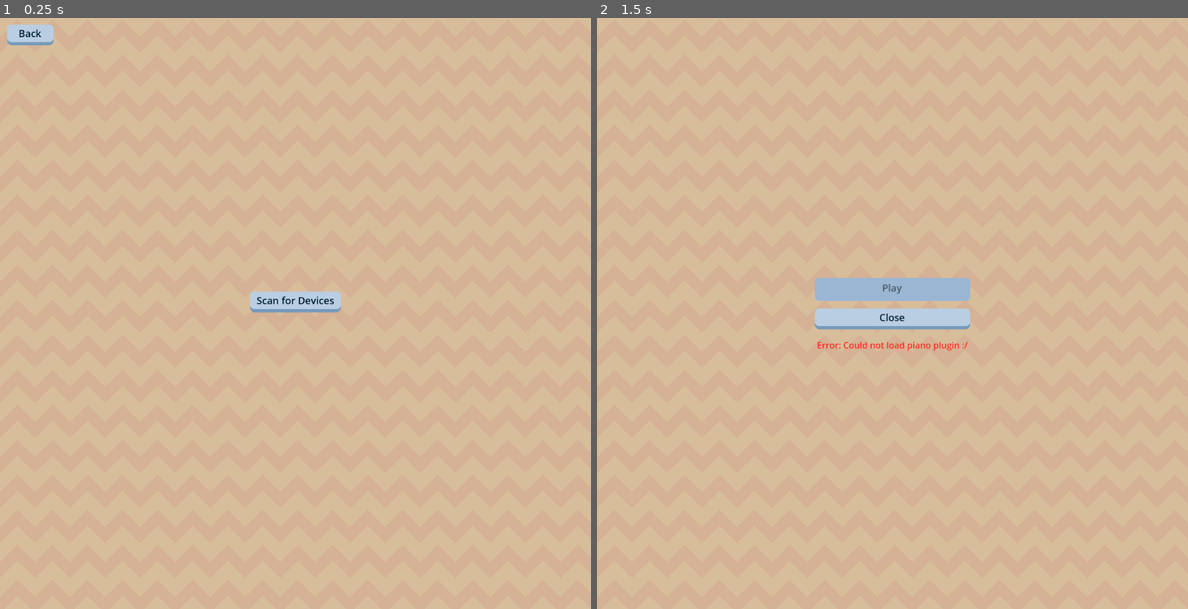
Above: before the commit, frames 1-2 (left to right).
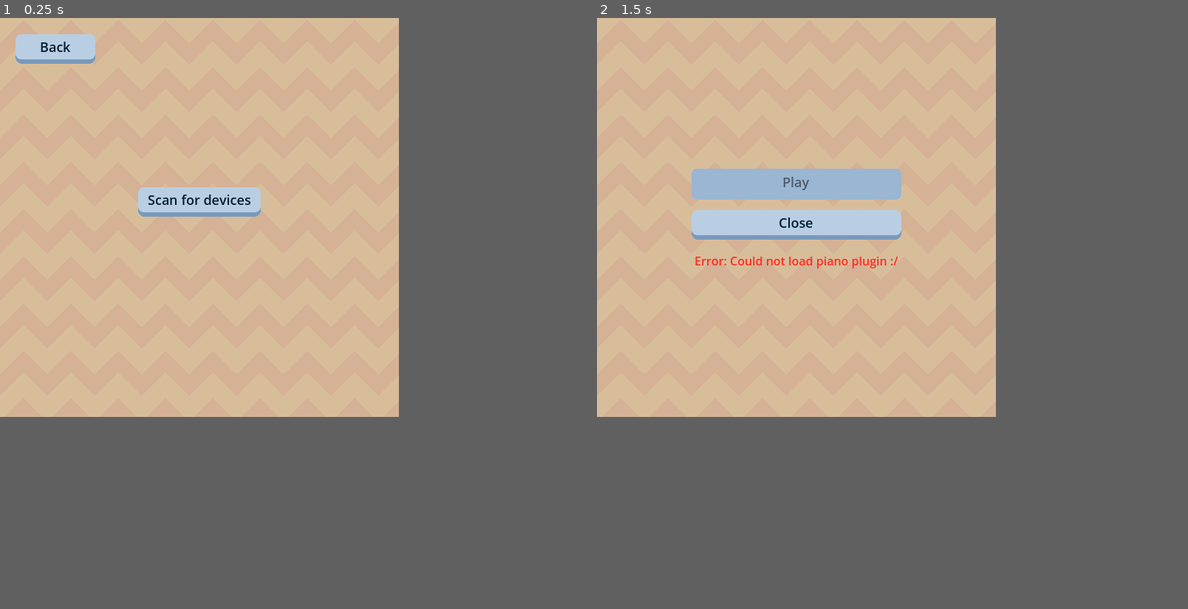
Above: after the commit, the same moments.

Repository: ChargeIn/PianoLearner
Game: Godot game, scene res://piano_setup/setup_menu.tscn
Two runs of this game, one before a commit and one after it. Both use one fixed random seed, a clock stepped at 60 frames per second and the inputs below. This scene is started directly instead of the project's main scene.
Inputs:
- Up to frame 1 (0.25 s): no input
- Up to frame 2 (1.5 s): click "Back" at 0.5 s; tap Enter at 1.25 s
In our replay, the window is 800x800 before the commit and 540x540 after it. These sizes can differ from the game's own. Grey fills any space a smaller window leaves; there, only what the larger window draws over its background counts as a difference.

The runs differ from the first frame. In frame 1, 2.3% of the frame differs, in the area x 1-58%, y 1-50%; in frame 2, 5.9%, in the area x 16-64%, y 25-57%.

Commit message:
Implemented basic device result list

Diff:
--- /dev/null
+++ b/godot/base_components/button.gd
@@ -0,0 +1,10 @@
+@tool
+extends Button
+
+@export var label: String = "Button":
+	set(value):
+		label = value
+		self.text = label
+
+func _ready() -> void:
+	self.text = label
--- /dev/null
+++ b/godot/base_components/button.tscn
@@ -0,0 +1,10 @@
+[gd_scene load_steps=3 format=3 uid="uid://ci4517onl5s1s"]
+
+[ext_resource type="Theme" uid="uid://jtqqgwbwjkiv" path="res://theme/theme.tres" id="1_5ua2o"]
+[ext_resource type="Script" uid="uid://bhhysabmdiuua" path="res://base_components/button.gd" id="2_13ssc"]
+
+[node name="Btn" type="Button"]
+custom_minimum_size = Vector2(100, 34)
+theme = ExtResource("1_5ua2o")
+text = "Button"
+script = ExtResource("2_13ssc")
--- a/godot/globals/piano_manager.gd
+++ b/godot/globals/piano_manager.gd
@@ -11,8 +11,13 @@
 const BLUETOOTH_SCAN_NEW_DEVICES = "newDevices"
 const BLUETOOTH_SCAN_STOPPED = "stopped"
 
+const DEVICE_LIST_SEPARATOR = "<,>"
+
 signal confirm_location_access()
 signal confirm_bluetooth_access()
+signal scan_started()
+signal scan_stopped()
+signal new_device_found()
 
 var is_loaded = false
 var is_connected = false
@@ -47,12 +52,30 @@
 		confirm_bluetooth_access.emit()
 		pass
 
+	if(event == BLUETOOTH_SCAN_STARTED):
+		scan_started.emit()
+		pass
+
+	if(event == BLUETOOTH_SCAN_NEW_DEVICES):
+		new_device_found.emit()
+		pass
+
+	if(event == BLUETOOTH_SCAN_STOPPED):
+		scan_stopped.emit();
+		pass
+
 
 	print("devices: " + connector_plugin.getScanResults())
 
+func get_devices() -> PackedStringArray:
+	var results: String = connector_plugin.getScanResults()
+	return results.split(DEVICE_LIST_SEPARATOR)
 
 func scan_for_devices() -> void:
 	connector_plugin.scanBLEDevices()
+
+func stop_scan() -> void:
+	connector_plugin.stopScan()
 
 func enable_location() -> void:
 	connector_plugin.enableLocation()
--- a/godot/main_menu/main_menu.tscn
+++ b/godot/main_menu/main_menu.tscn
@@ -2,7 +2,7 @@
 
 [ext_resource type="Script" uid="uid://wk78xtt5iqy7" path="res://main_menu/main_menu.gd" id="1_3shxk"]
 [ext_resource type="Texture2D" uid="uid://dxngy6k2ptp5f" path="res://assets/Brown.png" id="2_bws42"]
-[ext_resource type="Theme" uid="uid://jtqqgwbwjkiv" path="res://theme/theme.tres" id="3_3f7m4"]
+[ext_resource type="PackedScene" uid="uid://ci4517onl5s1s" path="res://base_components/button.tscn" id="3_bws42"]
 
 [node name="MainMenu" type="Control"]
 layout_mode = 3
@@ -38,15 +38,15 @@
 grow_vertical = 2
 theme_override_constants/separation = 20
 
-[node name="Play" type="Button" parent="VBoxContainer"]
+[node name="Play" parent="VBoxContainer" instance=ExtResource("3_bws42")]
 layout_mode = 2
-theme = ExtResource("3_3f7m4")
 text = "Play"
+label = "Play"
 
-[node name="Close" type="Button" parent="VBoxContainer"]
+[node name="Close" parent="VBoxContainer" instance=ExtResource("3_bws42")]
 layout_mode = 2
-theme = ExtResource("3_3f7m4")
 text = "Close"
+label = "Close"
 
 [node name="ErrorLabel" type="Label" parent="VBoxContainer"]
 layout_mode = 2
--- a/godot/piano_setup/setup_menu.gd
+++ b/godot/piano_setup/setup_menu.gd
@@ -1,36 +1,70 @@
 extends Control
 
-@onready var confrim_dialog: ConfirmDialog = %ConfirmDialog
+@onready var confirm_dialog: ConfirmDialog = %ConfirmDialog
+@onready var scan_btn: Button = %ScanDevices
+@onready var result_box: VBoxContainer = %ResultContainer
+@onready var device_list: VBoxContainer = %DeviceList
+
+var button_pck = preload("res://base_components/button.tscn")
 
 func _ready() -> void:
+	result_box.hide()
+
 	PianoManager.confirm_bluetooth_access.connect(_open_confirm_bluetooth_access)
 	PianoManager.confirm_location_access.connect(_open_confirm_location_access)
+	PianoManager.scan_started.connect(_on_scan_started)
+	PianoManager.scan_stopped.connect(_on_scan_stopped)
+	PianoManager.new_device_found.connect(_update_result_list)
+
+func _update_result_list() -> void:
+	var devices: PackedStringArray = PianoManager.get_devices()
+
+	# clean up old devices
+	for child in device_list.get_children():
+		device_list.remove_child(child)
+
+	for device in devices:
+		var btn: Button  = button_pck.instantiate()
+		btn.label = device
+		device_list.add_child(btn)
+
+
+func _on_scan_started() -> void:
+	result_box.show()
+	scan_btn.hide()
+
+func _on_scan_stopped() -> void:
+	result_box.hide()
+	scan_btn.show()
 
 func _on_back_pressed() -> void:
 	PianoManager.to_main_menu()
-
 
 func _on_scan_devices_pressed() -> void:
 	PianoManager.scan_for_devices()
 
 func _open_confirm_bluetooth_access() -> void:
-	confrim_dialog.customize("Allow bluetooth access", "To find the piano the app needs to access bluetooth.", "Allow", "Cancel")
-	confrim_dialog.show()
-	confrim_dialog.confirmed.connect(_confirm_bluetooth_access_callback)
+	confirm_dialog.customize("Allow bluetooth access", "To find the piano the app needs to access bluetooth.", "Allow", "Cancel")
+	confirm_dialog.show()
+	confirm_dialog.confirmed.connect(_confirm_bluetooth_access_callback)
 
 func _confirm_bluetooth_access_callback(confirmed: bool) -> void:
-	confrim_dialog.confirmed.disconnect(_confirm_bluetooth_access_callback)
+	confirm_dialog.confirmed.disconnect(_confirm_bluetooth_access_callback)
 
-	if(confirmed):
+	if confirmed:
 		PianoManager.enable_bluetooth();
 
 func _open_confirm_location_access() -> void:
-	confrim_dialog.customize("Allow location access", "To find the piano the app needs to access to the location of the phone.", "Allow", "Cancel")
-	confrim_dialog.show()
-	confrim_dialog.confirmed.connect(_confirm_location_access_callback)
+	confirm_dialog.customize("Allow location access", "To find the piano the app needs to access to the location of the phone.", "Allow", "Cancel")
+	confirm_dialog.show()
+	confirm_dialog.confirmed.connect(_confirm_location_access_callback)
 
 func _confirm_location_access_callback(confirmed: bool) -> void:
-	confrim_dialog.confirmed.disconnect(_confirm_location_access_callback)
+	confirm_dialog.confirmed.disconnect(_confirm_location_access_callback)
 
-	if(confirmed):
+	if confirmed:
 		PianoManager.enable_location()
+
+
+func _on_cancel_pressed() -> void:
+	PianoManager.stop_scan()
--- a/godot/piano_setup/setup_menu.tscn
+++ b/godot/piano_setup/setup_menu.tscn
@@ -2,7 +2,7 @@
 
 [ext_resource type="Script" uid="uid://dlul66ks10fpo" path="res://piano_setup/setup_menu.gd" id="1_h8t14"]
 [ext_resource type="Texture2D" uid="uid://dxngy6k2ptp5f" path="res://assets/Brown.png" id="1_q4vcb"]
-[ext_resource type="Theme" uid="uid://jtqqgwbwjkiv" path="res://theme/theme.tres" id="2_h8t14"]
+[ext_resource type="PackedScene" uid="uid://ci4517onl5s1s" path="res://base_components/button.tscn" id="4_hxfcy"]
 [ext_resource type="PackedScene" uid="uid://ca5qdb0pgigvq" path="res://scenes/confirm_dialog.tscn" id="4_migc0"]
 
 [node name="SetupMenu" type="Control"]
@@ -24,17 +24,14 @@
 texture = ExtResource("1_q4vcb")
 stretch_mode = 1
 
-[node name="Back" type="Button" parent="."]
-custom_minimum_size = Vector2(0, -49)
+[node name="Back" parent="." instance=ExtResource("4_hxfcy")]
 layout_mode = 1
-anchors_preset = -1
-offset_left = 17.0
-offset_top = 15.0
-offset_right = 94.0
-offset_bottom = 32.0
-theme = ExtResource("2_h8t14")
-text = "Back
-"
+offset_left = 25.0
+offset_top = 25.0
+offset_right = 125.0
+offset_bottom = 59.0
+text = "Back"
+label = "Back"
 
 [node name="VBoxContainer" type="VBoxContainer" parent="."]
 layout_mode = 1
@@ -51,10 +48,26 @@
 grow_vertical = 2
 theme_override_constants/separation = 20
 
-[node name="ScanDevices" type="Button" parent="VBoxContainer"]
+[node name="ResultContainer" type="VBoxContainer" parent="VBoxContainer"]
+unique_name_in_owner = true
 layout_mode = 2
-theme = ExtResource("2_h8t14")
-text = "Scan for Devices"
+theme_override_constants/separation = 20
+
+[node name="DeviceList" type="VBoxContainer" parent="VBoxContainer/ResultContainer"]
+unique_name_in_owner = true
+layout_mode = 2
+
+[node name="Cancel" parent="VBoxContainer/ResultContainer" instance=ExtResource("4_hxfcy")]
+unique_name_in_owner = true
+layout_mode = 2
+text = "Stop scan"
+label = "Stop scan"
+
+[node name="ScanDevices" parent="VBoxContainer" instance=ExtResource("4_hxfcy")]
+unique_name_in_owner = true
+layout_mode = 2
+text = "Scan for devices"
+label = "Scan for devices"
 
 [node name="ErrorLabel" type="Label" parent="VBoxContainer"]
 layout_mode = 2
@@ -62,7 +75,9 @@
 
 [node name="ConfirmDialog" parent="." instance=ExtResource("4_migc0")]
 unique_name_in_owner = true
+visible = false
 layout_mode = 1
 
 [connection signal="pressed" from="Back" to="." method="_on_back_pressed"]
+[connection signal="pressed" from="VBoxContainer/ResultContainer/Cancel" to="." method="_on_cancel_pressed"]
 [connection signal="pressed" from="VBoxContainer/ScanDevices" to="." method="_on_scan_devices_pressed"]
--- a/godot/project.godot
+++ b/godot/project.godot
@@ -21,8 +21,8 @@
 
 [display]
 
-window/size/viewport_width=1080
-window/size/viewport_height=1080
+window/size/viewport_width=540
+window/size/viewport_height=540
 window/stretch/mode="viewport"
 window/stretch/aspect="expand"
 window/handheld/orientation=6
--- a/godot/scenes/confirm_dialog.tscn
+++ b/godot/scenes/confirm_dialog.tscn
@@ -62,7 +62,7 @@
 
 [node name="VBoxContainer" type="VBoxContainer" parent="Modal/MarginContainer"]
 layout_mode = 2
-theme_override_constants/separation = 8
+theme_override_constants/separation = 12
 
 [node name="HeaderLabel" type="Label" parent="Modal/MarginContainer/VBoxContainer"]
 unique_name_in_owner = true
@@ -71,6 +71,7 @@
 
 [node name="MessageLabel" type="Label" parent="Modal/MarginContainer/VBoxContainer"]
 unique_name_in_owner = true
+custom_minimum_size = Vector2(0, 55)
 layout_mode = 2
 text = "<Your text here>"
 
Not shown, changed: godot/addons/PianoConnectorPlugin/export_plugin.gd.uid
Not shown, added: godot/base_components/button.gd.uid
Not shown, changed: android/plugin/src/main/java/org/flop/plugin/android/piano_connector/BluetoothHandler.kt
Not shown, changed: android/plugin/src/main/java/org/flop/plugin/android/piano_connector/PianoConnectorAndroidPlugin.kt
Not shown, changed: godot/addons/PianoConnectorPlugin/bin/debug/PianoConnectorPlugin-debug.aar
Not shown, changed: godot/addons/PianoConnectorPlugin/bin/release/PianoConnectorPlugin-release.aar
